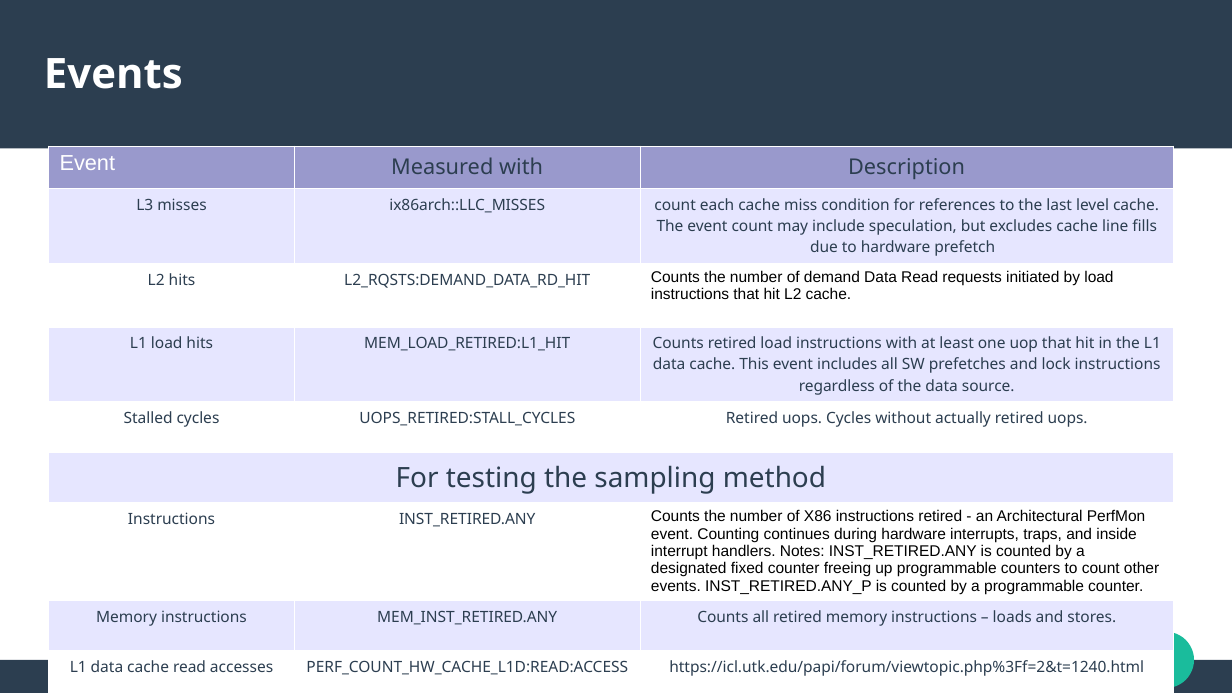
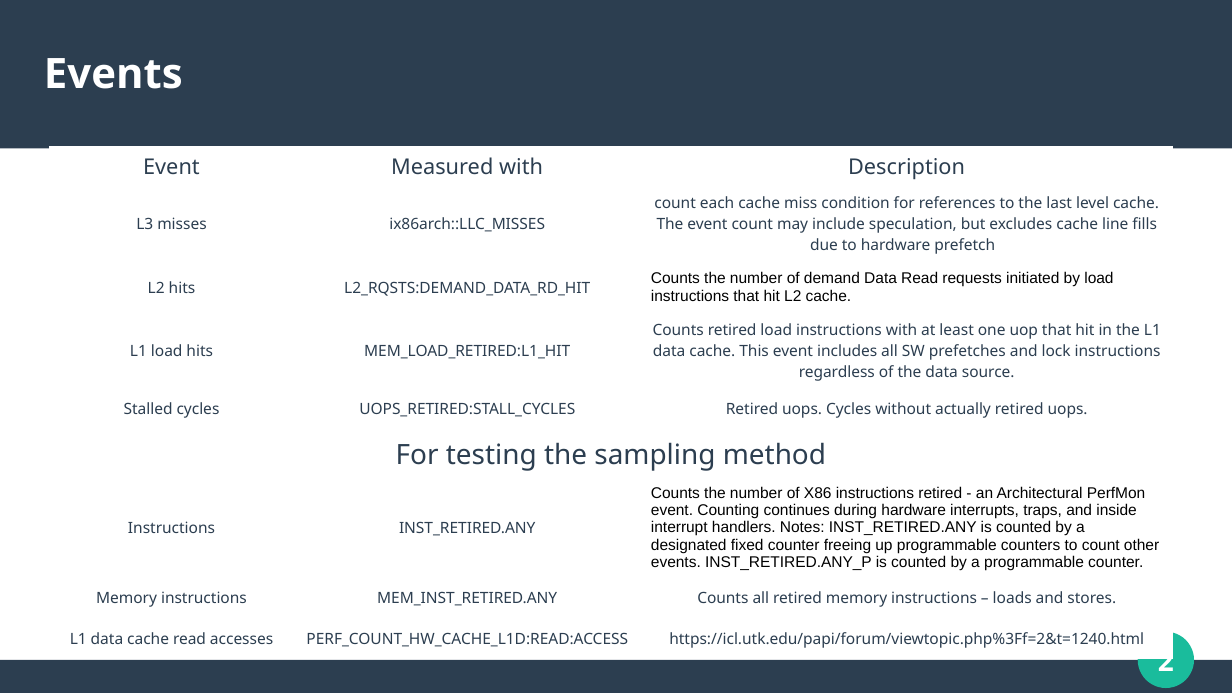
Before and after one commit to bogdanaKolic/THESIS, a slide deck: slide 2 of week8-sampling.odp. Drawn at 1232x693 pixels with LibreOffice and Linux fonts; fonts in the diff are those of the drawing. Boxes give left, top, right and bottom in pixels: in the first picture for what was removed or moved away, otherwise in the second. Text is boxed around its words. In the diff, an @@ line names an element or a change of style, - is before the commit and + after.

```diff
--- a/week8-sampling.odp
+++ b/week8-sampling.odp
@@ table at [48, 145, 1173, 680] @@
@@ fill #9999CC to #FFFFFF in row 1 @@
@@ fill #E6E6FF to #FFFFFF in 10 cells @@
@@ font Arial to Noto Sans, text colour #FFFFFF to #2C3E50 in "Event" @@
@@ alignment left to centre @@
@@ borders changed @@
```
Also in this commit, not shown: 7 slides added.
